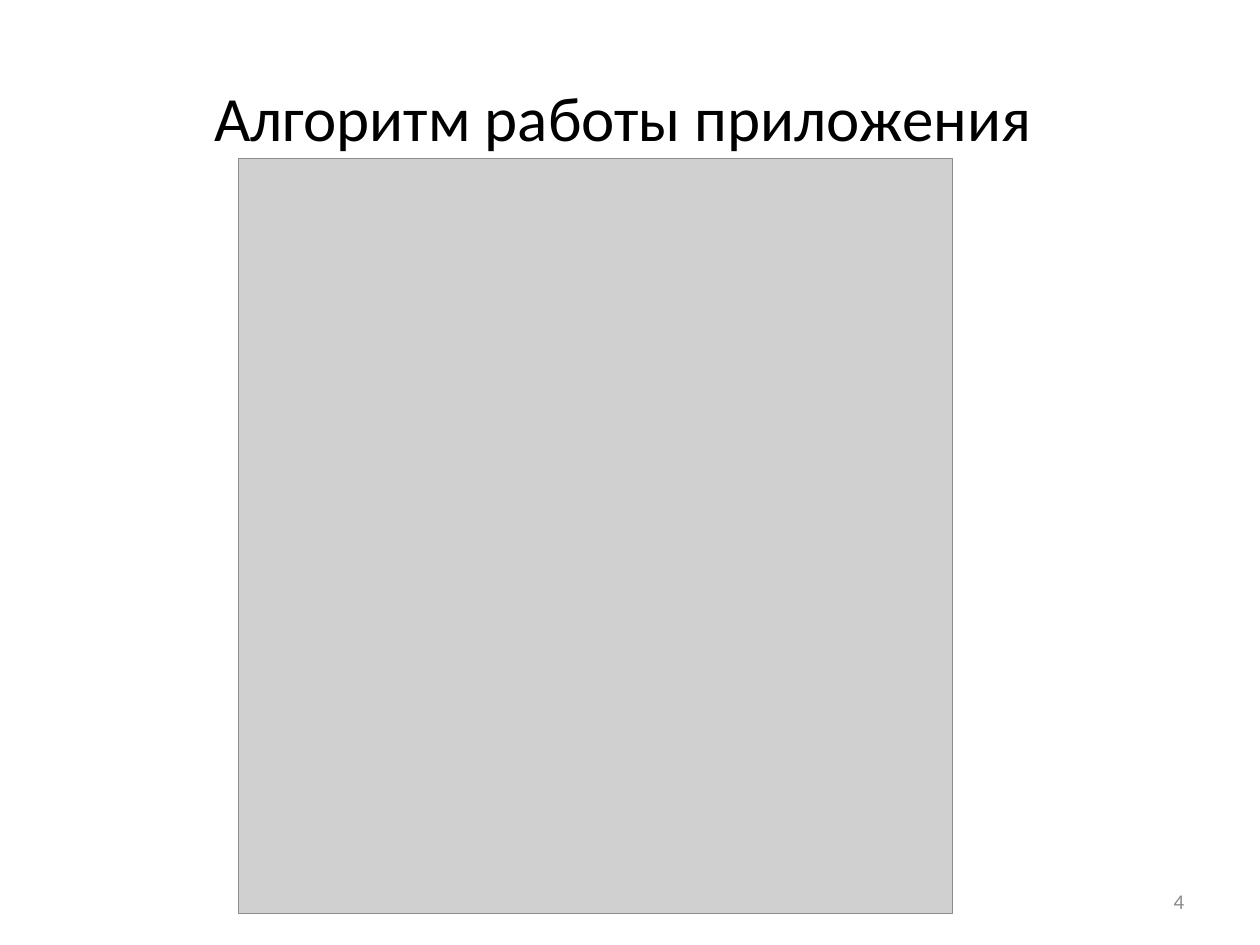
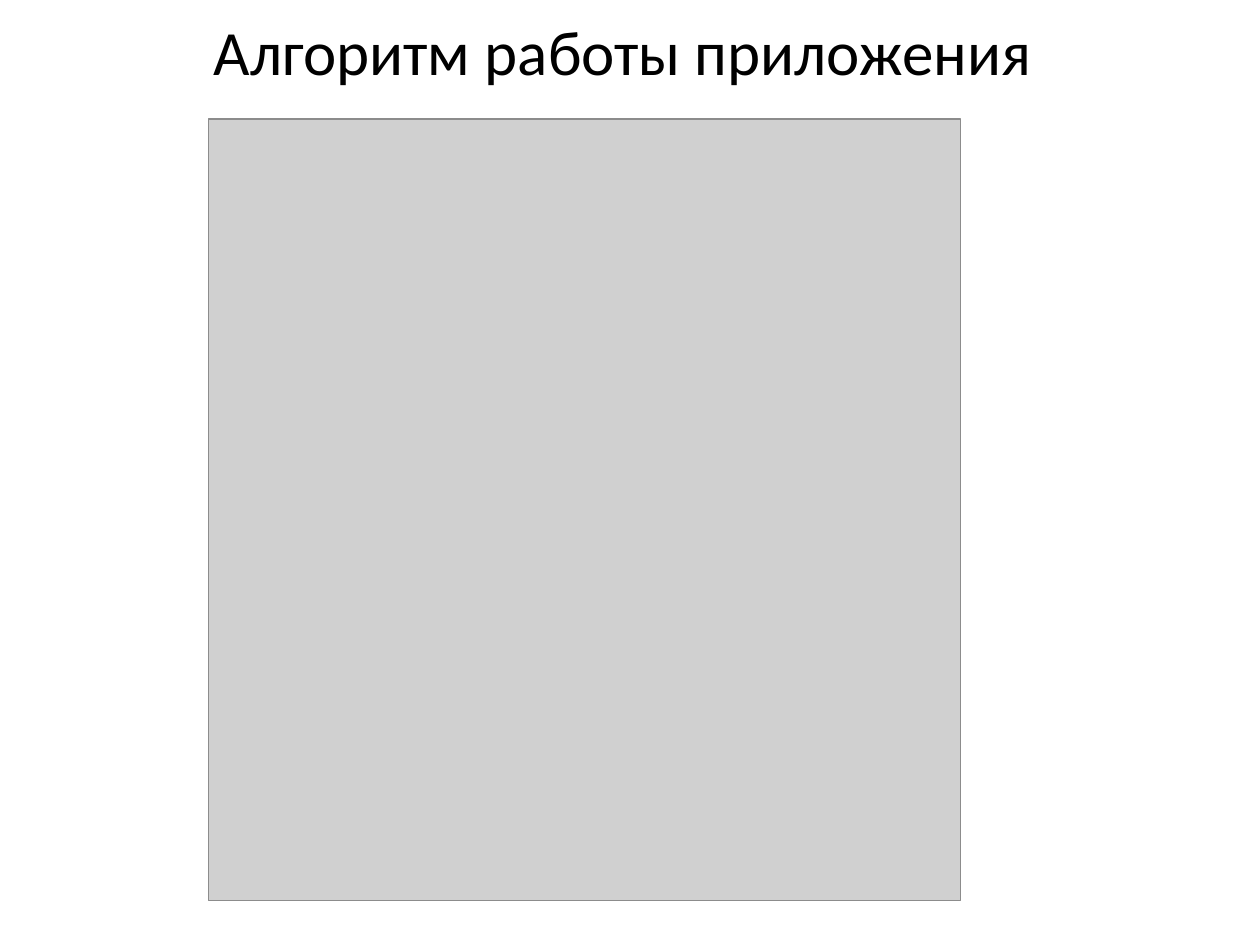
Before and after one commit to ViktorTarasenko/networkSecurityAnalyzer, a slide deck: slide 4 of презентация.pptx. Drawn at 1260x945 pixels with LibreOffice and Linux fonts; fonts in the diff are those of the drawing; grey boxes stand for pictures. Boxes give left, top, right and bottom in pixels: in the first picture for what was removed or moved away, otherwise in the second. Text is boxed around its words. In the diff, an @@ line names an element or a change of style, - is before the commit and + after.

```diff
--- a/презентация.pptx
+++ b/презентация.pptx
@@ text "Алгоритм работы приложения" moved from (x1=214, y1=98, x2=1031, y2=151) to (x1=214, y1=32, x2=1031, y2=85) @@
@@ picture resized from (x1=238, y1=159, x2=951, y2=914) to (x1=208, y1=118, x2=960, y2=900) @@
@@ page number removed at (x1=1174, y1=895, x2=1185, y2=909) @@
-4
```
Also in this commit, not shown: 9 other slides changed, 8 slides added, 8 slides removed, 1 other file.
